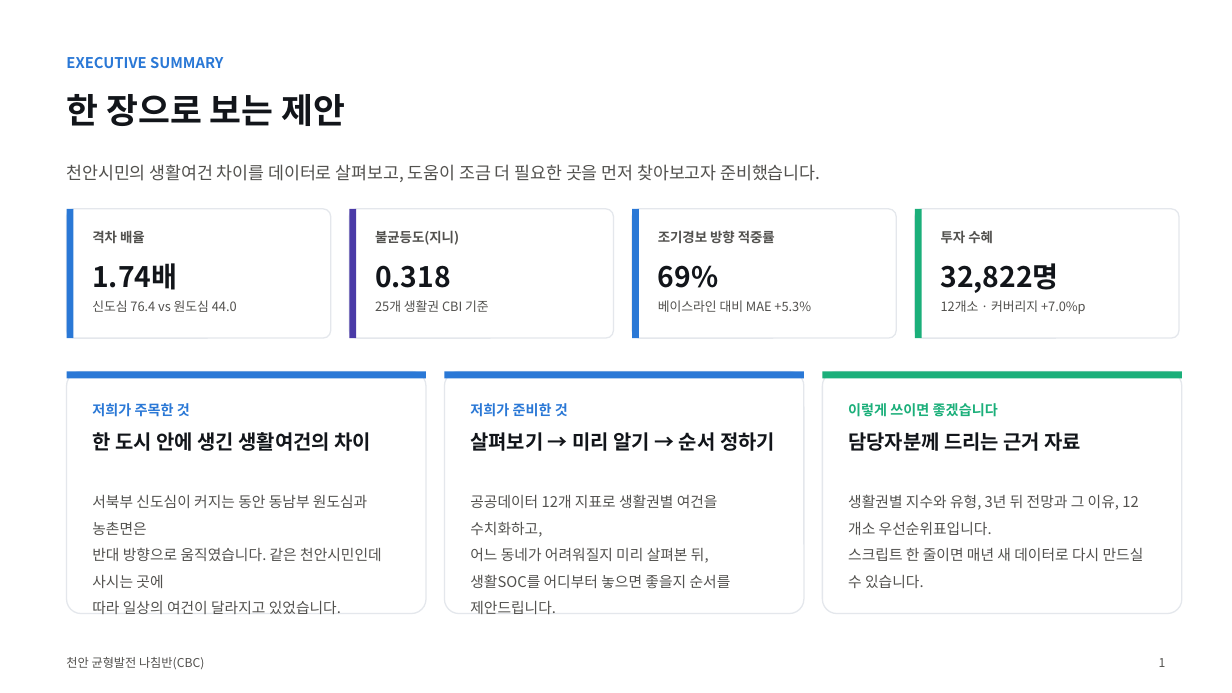
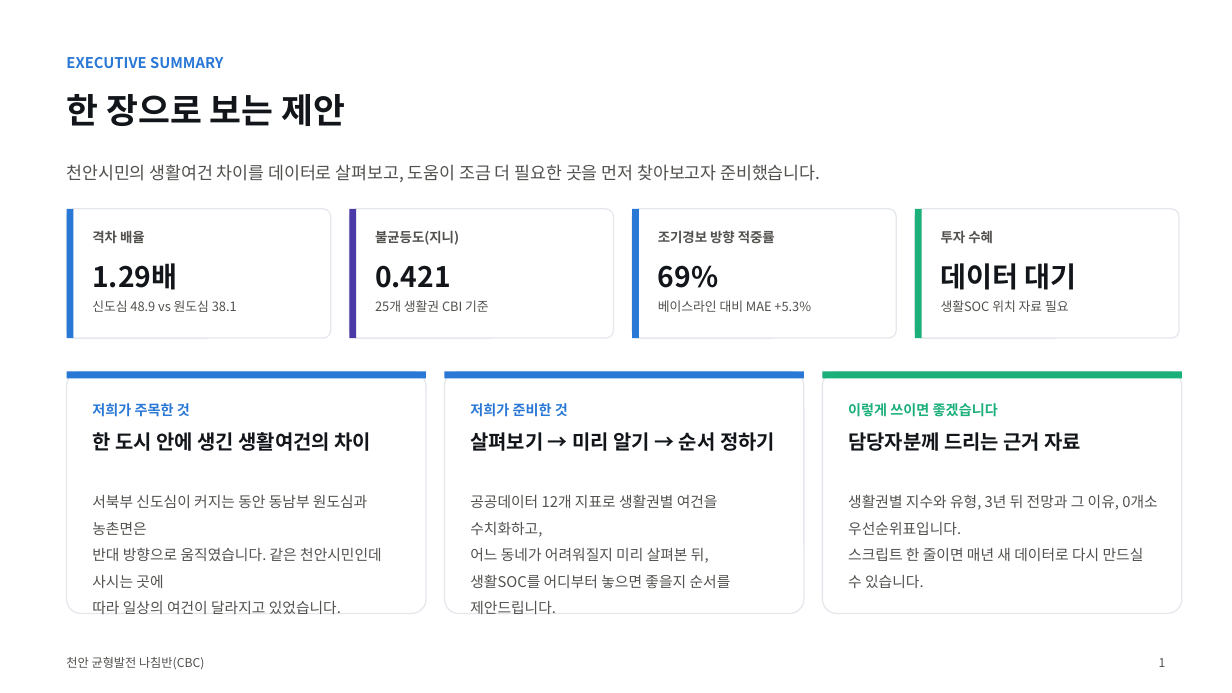
Before and after one commit to BioCode67/2026-AI-, a slide deck: slide 2 of deliverables/기획서_천안균형발전나침반_CBC.pptx. Drawn at 1232x693 pixels with LibreOffice and Linux fonts; fonts in the diff are those of the drawing. Boxes give left, top, right and bottom in pixels: in the first picture for what was removed or moved away, otherwise in the second. Text is boxed around its words. In the diff, an @@ line names an element or a change of style, - is before the commit and + after.

```diff
--- a/deliverables/기획서_천안균형발전나침반_CBC.pptx
+++ b/deliverables/기획서_천안균형발전나침반_CBC.pptx
@@ text at box(92, 263, 177, 290): text changed @@
-1.74배
+1.29배
@@ text at box(375, 265, 451, 288): text changed @@
-0.318
+0.421
@@ text at box(941, 263, 1077, 290): text changed @@
-32,822명
+데이터 대기
@@ text at box(92, 300, 237, 312): text changed @@
-신도심 76.4 vs 원도심 44.0
+신도심 48.9 vs 원도심 38.1
@@ text at box(941, 300, 1069, 312): text changed @@
-12개소 · 커버리지 +7.0%p
+생활SOC 위치 자료 필요
@@ text at box(848, 494, 1157, 535): text changed @@
-생활권별 지수와 유형, 3년 뒤 전망과 그 이유, 12개소 우선순위표입니다.
+생활권별 지수와 유형, 3년 뒤 전망과 그 이유, 0개소 우선순위표입니다.
```
Also in this commit, not shown: 15 other slides changed, 1 slide added, 2 slides removed, 24 other files.
